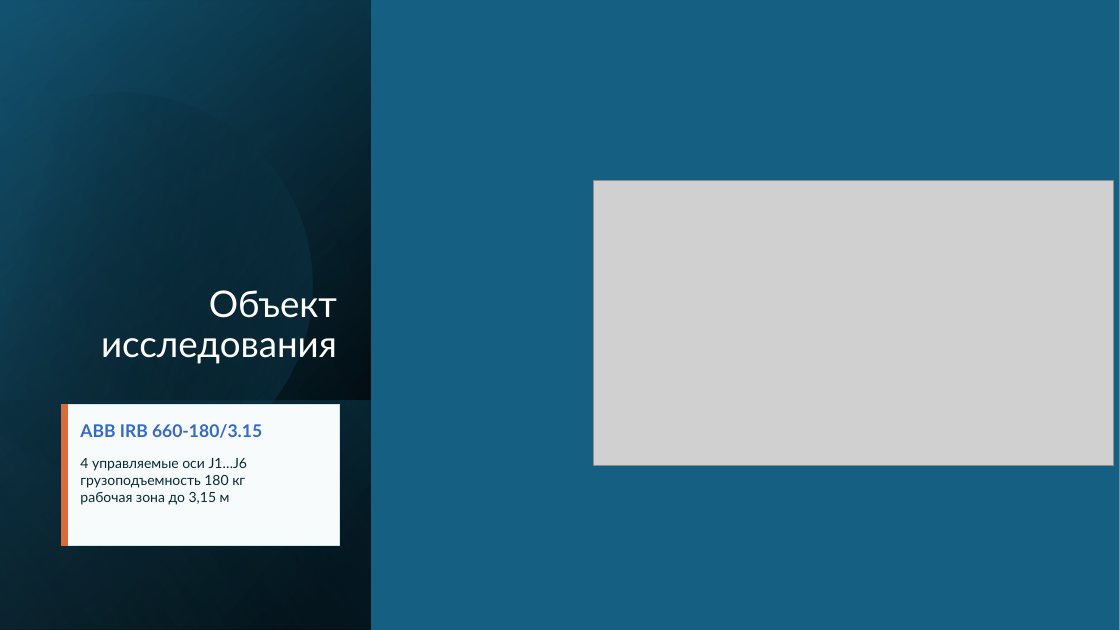
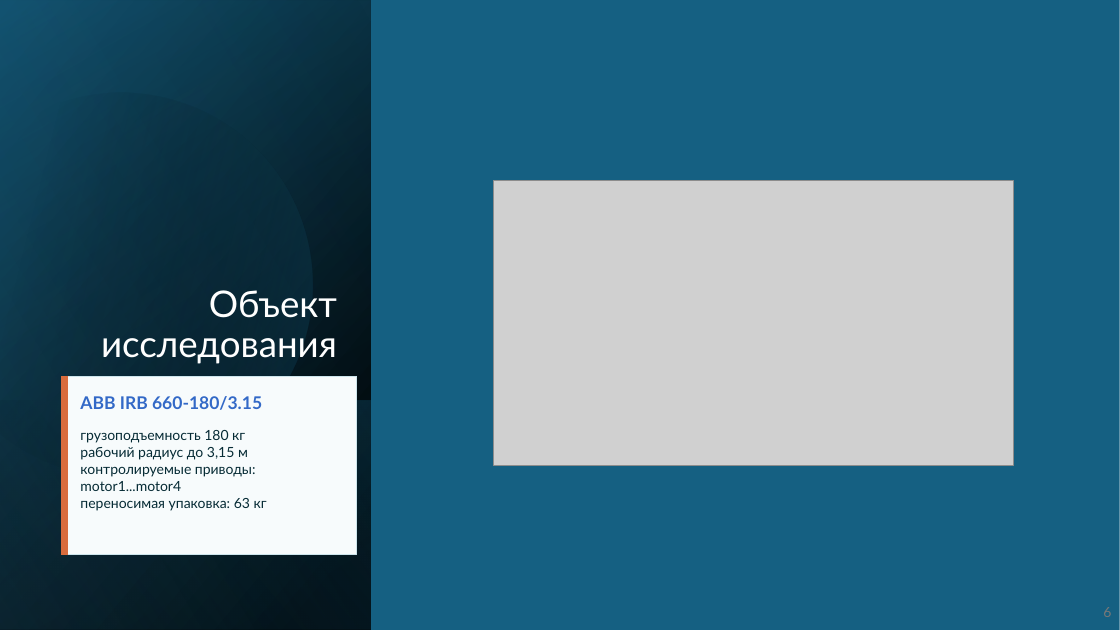
Before and after one commit to LionKMufasa/diplom_mem, a slide deck: slide 6 of вкр/Презентация ВКР 2026 Миронов Егор Максимович.pptx. Drawn at 1120x630 pixels with LibreOffice and Linux fonts; fonts in the diff are those of the drawing; grey boxes stand for pictures. Boxes give left, top, right and bottom in pixels: in the first picture for what was removed or moved away, otherwise in the second. Text is boxed around its words. In the diff, an @@ line names an element or a change of style, - is before the commit and + after.

```diff
--- a/вкр/Презентация ВКР 2026 Миронов Егор Максимович.pptx
+++ b/вкр/Презентация ВКР 2026 Миронов Егор Максимович.pptx
@@ picture moved from (x1=594, y1=181, x2=1114, y2=465) to (x1=493, y1=181, x2=1013, y2=465) @@
@@ rectangle resized from (x1=61, y1=404, x2=339, y2=546) to (x1=61, y1=376, x2=357, y2=555) @@
@@ rectangle resized from (x1=61, y1=404, x2=67, y2=546) to (x1=61, y1=376, x2=67, y2=555) @@
@@ text "ABB IRB 660-180/3.15" moved from (x1=80, y1=424, x2=262, y2=438) to (x1=80, y1=396, x2=262, y2=410) @@
@@ text at (x1=80, y1=447, x2=267, y2=511): text changed @@
-рабочая зона до 3,15 м
+рабочий радиус до 3,15 м
+контролируемые приводы: motor1...motor4
+переносимая упаковка: 63 кг
@@ text "грузоподъемность 180 кг" moved from (x1=80, y1=458, x2=247, y2=505) to (x1=80, y1=430, x2=267, y2=511) @@
@@ text at (x1=80, y1=458, x2=247, y2=471): paragraph removed @@
-4 управляемые оси J1…J6
@@ text added at (x1=1103, y1=607, x2=1111, y2=617), 12 pt, text #797979 @@
+6
```
Also in this commit, not shown: 14 other slides changed, 2 slides added, 2 slides removed, 20 other files.
